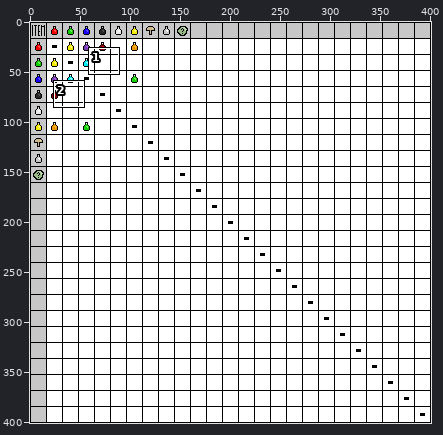
Two states of a sprite sheet, Recipes.png. The first picture is a wide view before the edit; the outline marks the close-up.
Close-up. Before the edit:
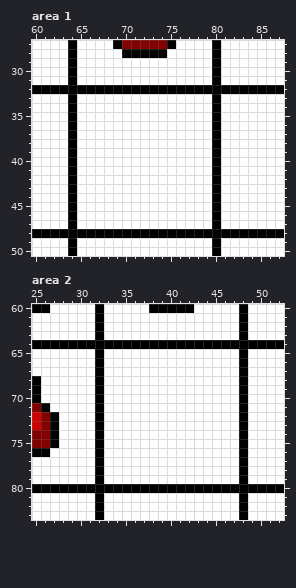
The file is 401x401 pixels. Shown: area 1: x 60..87, y 27..50; area 2: x 25..52, y 60..83.
Now the later version:
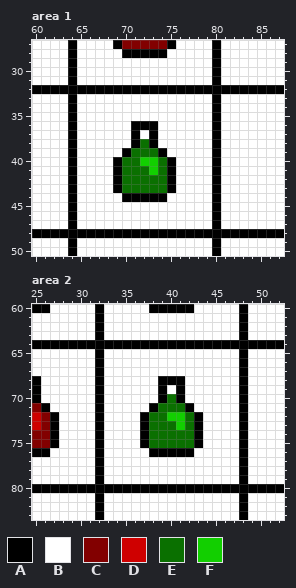
Palette (. is transparent): A #000000  B #ffffff  C #820000  D #cf0000  E #0a7000  F #12cf00
From old to new:
Area 1:
Colour B becomes colour A in row 36 at x 71 to 73; in rows 37 to 38 at x 71 and 73; in row 39 at x 70 and 74; in rows 40 to 43 at x 69 and 75; in row 44 at x 70 to 74.
Colour B becomes colour E in row 38 at x 72; in row 39 at x 71 to 73; in row 40 at x 70 to 71 and 74; in row 41 at x 70 to 72 and 74; in rows 42 to 43 at x 70 to 74.
Colour B becomes colour F in row 40 at x 72 to 73; in row 41 at x 73.
Area 2:
Colour B becomes colour A in row 68 at x 39 to 41; in rows 69 to 70 at x 39 and 41; in row 71 at x 38 and 42; in rows 72 to 75 at x 37 and 43; in row 76 at x 38 to 42.
Colour B becomes colour E in row 70 at x 40; in row 71 at x 39 to 41; in row 72 at x 38 to 39 and 42; in row 73 at x 38 to 40 and 42; in rows 74 to 75 at x 38 to 42.
Colour B becomes colour F in row 72 at x 40 to 41; in row 73 at x 41.
Pixel boxes of the changes (left, top, right, bottom) in both close-ups:
changed: (113, 121, 176, 202)
changed: (140, 376, 203, 457)
